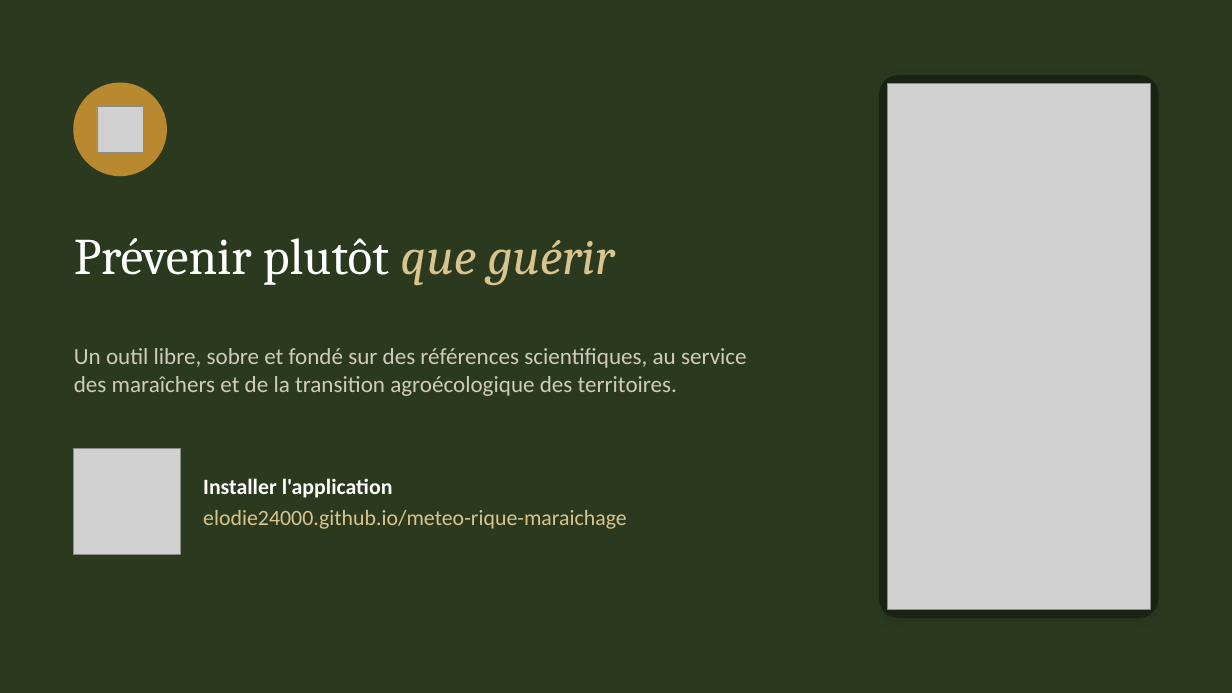
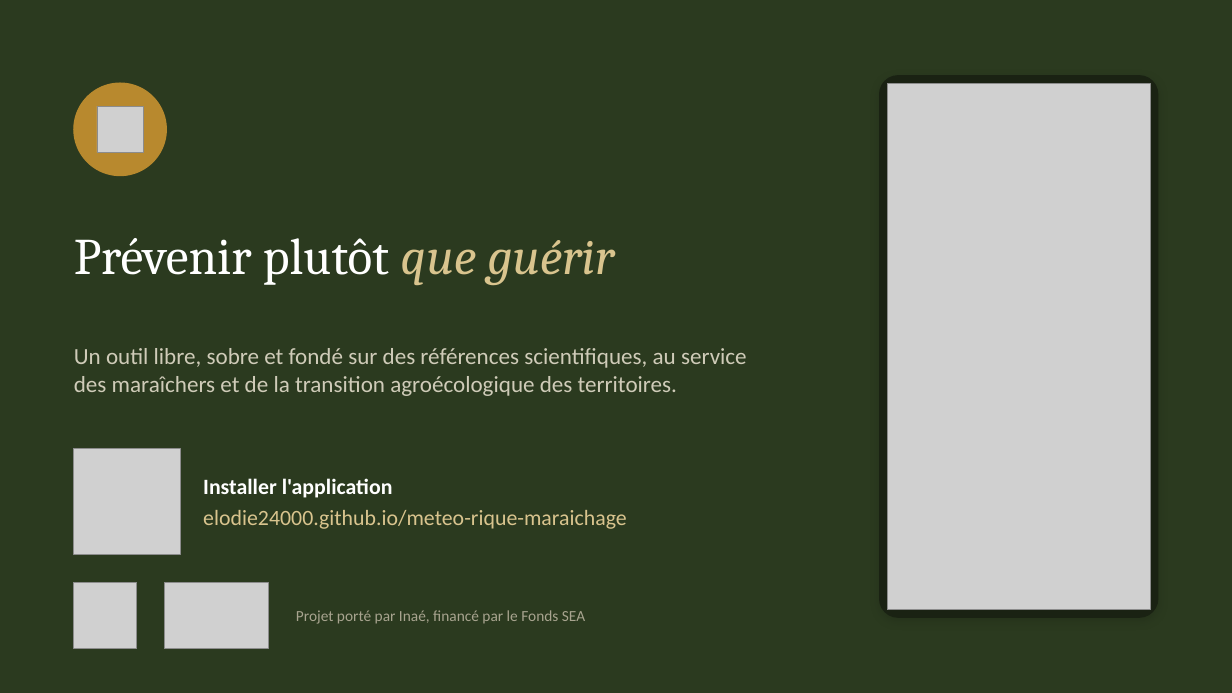
Before and after one commit to elodie24000/meteo-rique-maraichage, a slide deck: slide 11 of presentation/Presentation_outil_maraichage.pptx. Drawn at 1232x693 pixels with LibreOffice and Linux fonts; fonts in the diff are those of the drawing; grey boxes stand for pictures. Boxes give left, top, right and bottom in pixels: in the first picture for what was removed or moved away, otherwise in the second. Text is boxed around its words. In the diff, an @@ line names an element or a change of style, - is before the commit and + after.

```diff
--- a/presentation/Presentation_outil_maraichage.pptx
+++ b/presentation/Presentation_outil_maraichage.pptx
@@ picture added at [74,582,137,649] @@
@@ picture added at [165,582,268,649] @@
@@ text added at [296,610,585,624], 12 pt, text #A8A48F @@
+Projet porté par Inaé, financé par le Fonds SEA
```
Also in this commit, not shown: 10 other slides changed.
